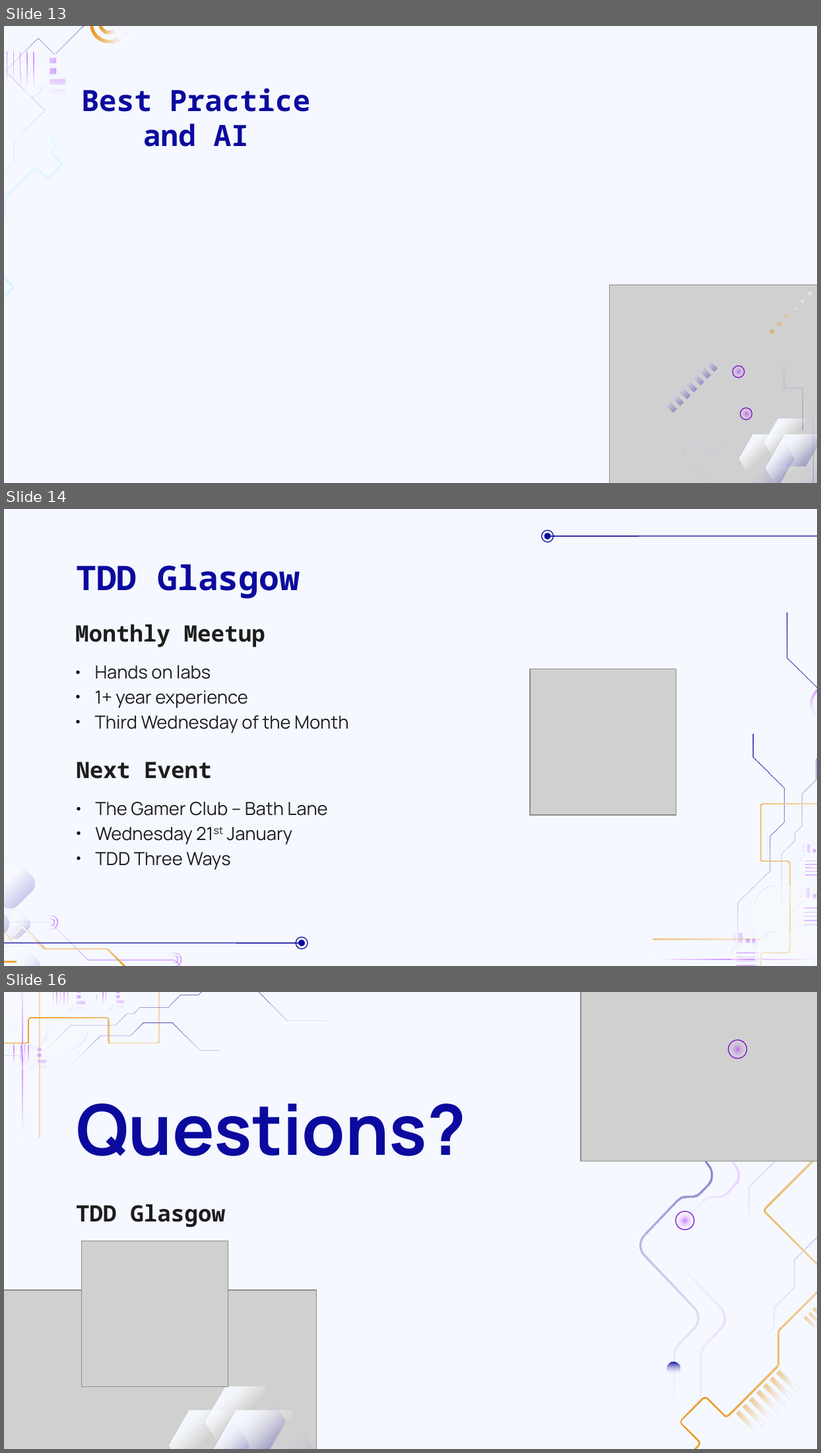
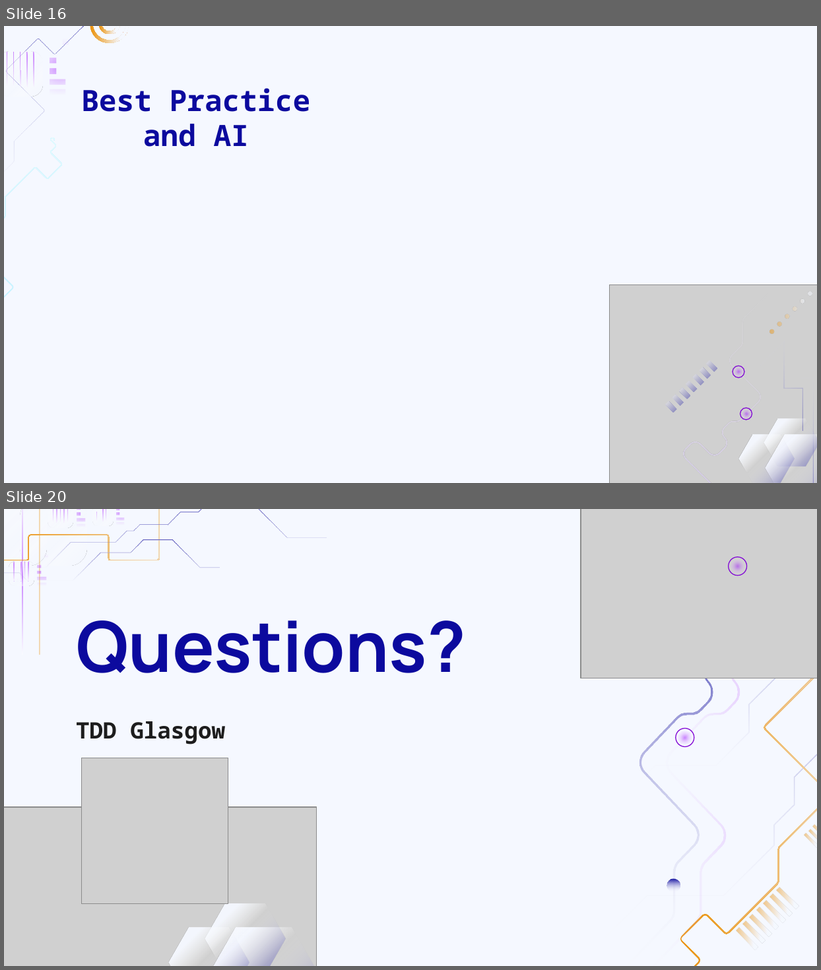
Before and after one commit to keithharrisonuk/Presentations, a slide deck: Software Development Best Practices Talk/Best Practice Talk.odp. Shown one above the other, each under a label of ours: slides 13, 14 and 16 before the commit, slides 16 and 20 after it; the slides between them are not shown. The pictures are 821x1453 and 821x970 pixels, drawn with LibreOffice and Linux fonts; fonts in the diff are those of the drawing; grey boxes stand for pictures; background and template pictures are left out. Boxes give left, top, right and bottom in pixels: in the first picture for what was removed or moved away, otherwise in the second. Text is boxed around its words. In the diff, an @@ line names an element or a change of style, - is before the commit and + after.

```diff
--- a/Software Development Best Practices Talk/Best Practice Talk.odp
+++ b/Software Development Best Practices Talk/Best Practice Talk.odp
@@ slide 14 removed at (4, 509, 817, 966), background #F5F8FF @@
@@ ellipse removed at (541, 530, 554, 543) @@
@@ ellipse removed at (544, 533, 550, 539) @@
@@ line removed from (817, 536) to (550, 536) @@
@@ title removed at (76, 564, 300, 599) @@
-TDD Glasgow
@@ text removed at (75, 625, 265, 648) @@
-Monthly Meetup
@@ subtitle removed at (95, 665, 349, 733) @@
-● Hands on labs
-● 1+ year experience
-● Third Wednesday of the Month
@@ picture removed at (530, 669, 677, 815) @@
@@ group removed at (571, 612, 817, 966): 29 freeform shapes @@
@@ text removed at (76, 762, 212, 779) @@
-Next Event
@@ text removed at (95, 802, 327, 870) @@
-● The Gamer Club – Bath Lane
-● Wednesday 21st January
-● TDD Three Ways
@@ group removed at (4, 858, 308, 966): 10 freeform shapes, 2 ellipses, 1 line @@
@@ what was slide 13 is now slide 16 @@
@@ what was slide 16 is now slide 20 @@
```
Also in this commit, not shown: 9 slides changed, 6 slides added, 1 other slide removed.
